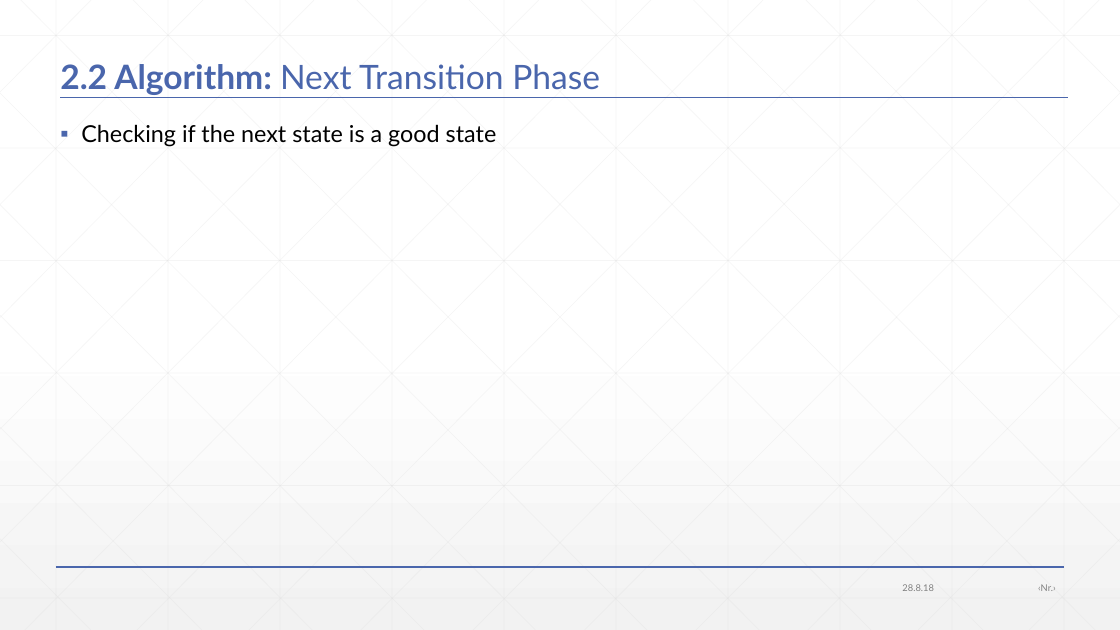
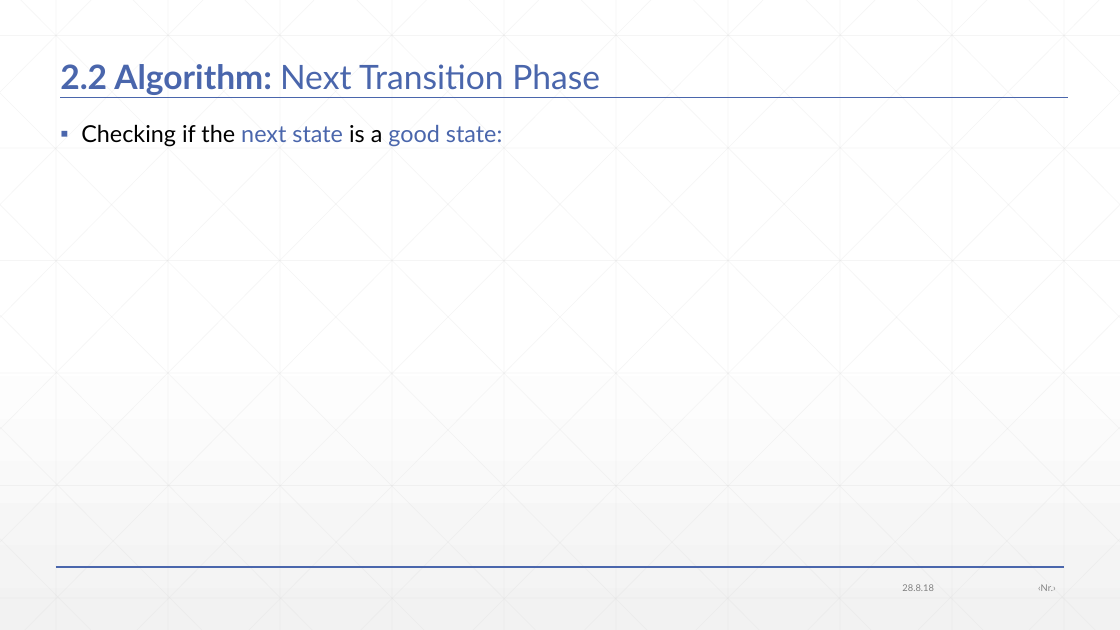
Before and after one commit to JonasWerner/BachelorThesis, a slide deck: slide 14 of Presentation/pdr_presentation.pptx. Drawn at 1120x630 pixels with LibreOffice and Linux fonts; fonts in the diff are those of the drawing; grey boxes stand for pictures. Boxes give left, top, right and bottom in pixels: in the first picture for what was removed or moved away, otherwise in the second. Text is boxed around its words. In the diff, an @@ line names an element or a change of style, - is before the commit and + after.

```diff
--- a/Presentation/pdr_presentation.pptx
+++ b/Presentation/pdr_presentation.pptx
@@ text at (81, 124, 502, 147): text changed; text colour #000000 to #4A66AC @@
-▪ Checking if the next state is a good state
+▪ Checking if the next state is a good state:
```
Also in this commit, not shown: 14 other slides changed, 3 slides added, 1 slide removed, 1 other file.
